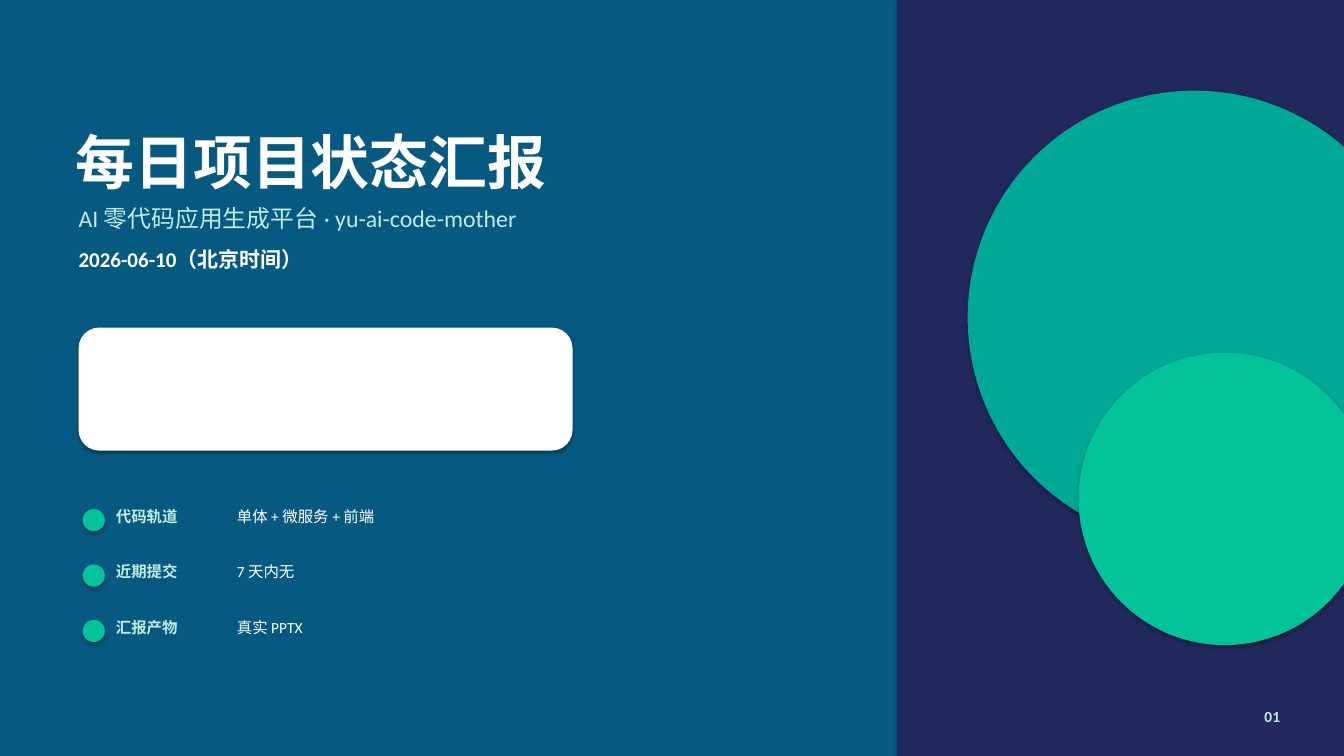
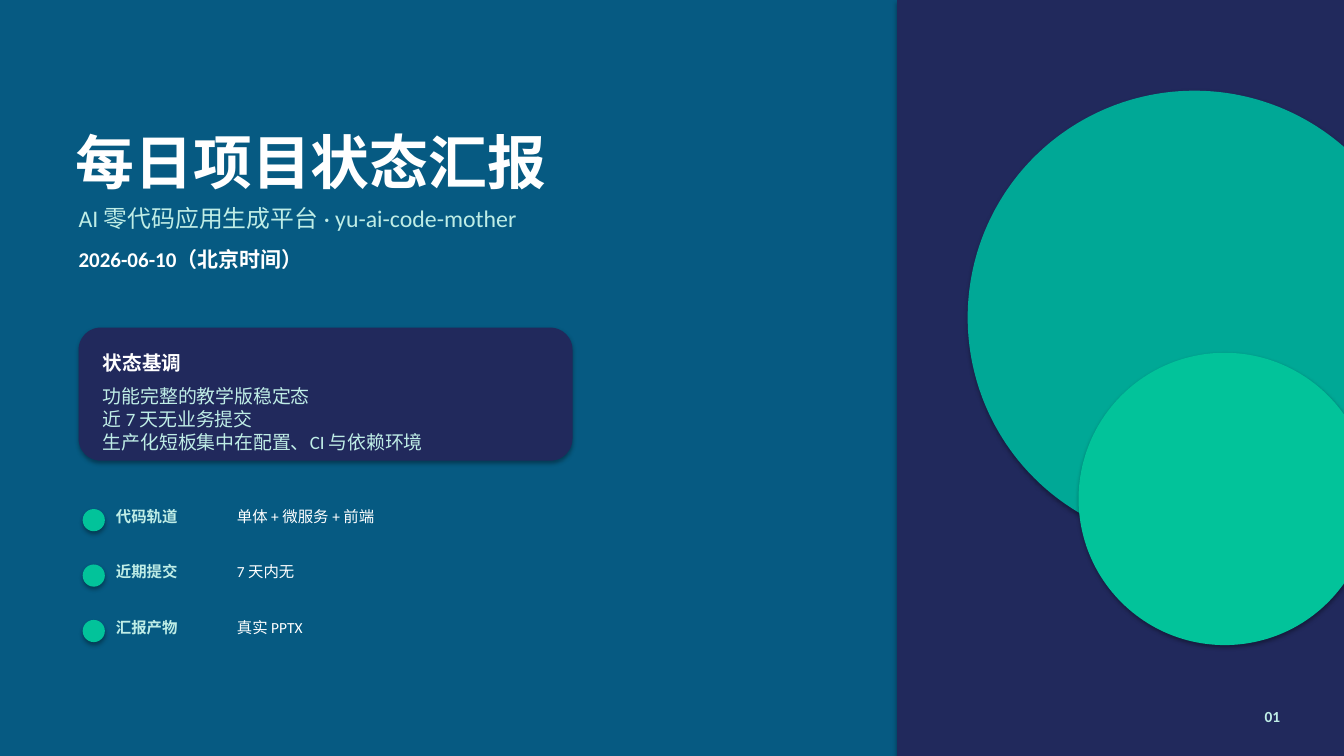
Before and after one commit to liyupi/yu-ai-code-mother, a slide deck: slide 1 of docs/reports/project-status-2026-06-10.pptx. Drawn at 1344x756 pixels with LibreOffice and Linux fonts; fonts in the diff are those of the drawing. Boxes give left, top, right and bottom in pixels: in the first picture for what was removed or moved away, otherwise in the second. Text is boxed around its words. In the diff, an @@ line names an element or a change of style, - is before the commit and + after.

```diff
--- a/docs/reports/project-status-2026-06-10.pptx
+++ b/docs/reports/project-status-2026-06-10.pptx
@@ rounded rectangle: place and size @@
-rounded rectangle at [79, 328, 573, 451]
+rounded rectangle at [79, 328, 573, 461]
@@ rounded rectangle at [79, 328, 573, 461]: fill #FFFFFF to #21295C @@
@@ text added at [103, 353, 181, 372], 14 pt, text #FFFFFF, bold @@
+状态基调
@@ text added at [103, 387, 423, 451], 13.5 pt, text #BFEDE6 @@
+功能完整的教学版稳定态
+近 7 天无业务提交
+生产化短板集中在配置、CI 与依赖环境
```
Also in this commit, not shown: 10 other slides changed.
